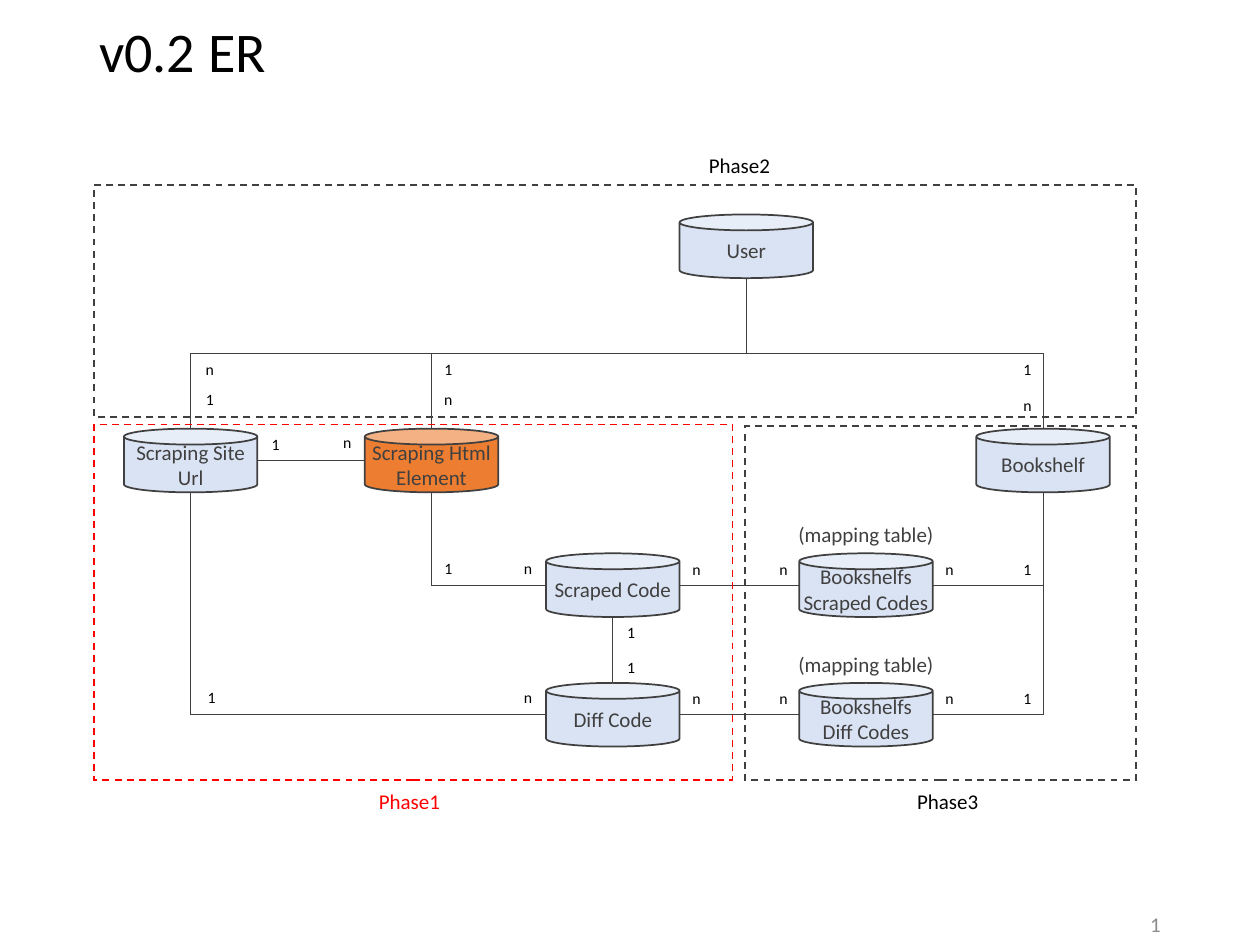
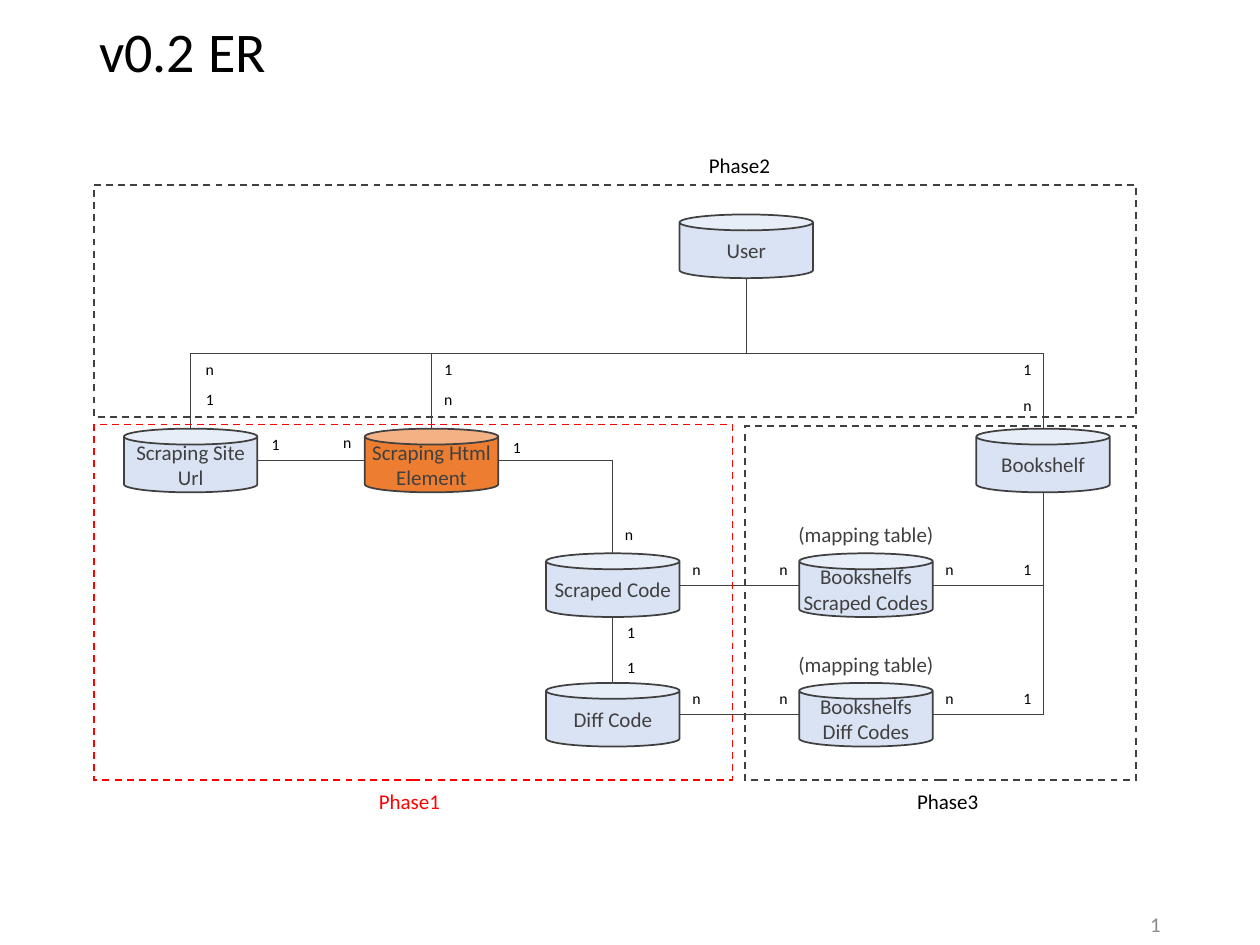
Before and after one commit to 256hax/ujull, a slide deck: slide 1 of line-markers/docs/requirements_definition.pptx. Drawn at 1260x945 pixels with LibreOffice and Linux fonts; fonts in the diff are those of the drawing. Boxes give left, top, right and bottom in pixels: in the first picture for what was removed or moved away, otherwise in the second. Text is boxed around its words. In the diff, an @@ line names an element or a change of style, - is before the commit and + after.

```diff
--- a/line-markers/docs/requirements_definition.pptx
+++ b/line-markers/docs/requirements_definition.pptx
@@ text "1": place and size @@
-text "1" at (444,564,452,574)
+text "1" at (513,443,521,453)
@@ elbow line moved from (432, 493) - (546, 585) to (498, 460) - (612, 553) @@
@@ elbow line removed from (190, 493) to (546, 714) @@
@@ text "n": place and size @@
-text "n" at (524,566,532,574)
+text "n" at (625,532,633,540)
@@ text removed at (208,693,216,703) @@
-1
@@ text removed at (524,695,532,703) @@
-n
```
Also in this commit, not shown: 27 other files.
